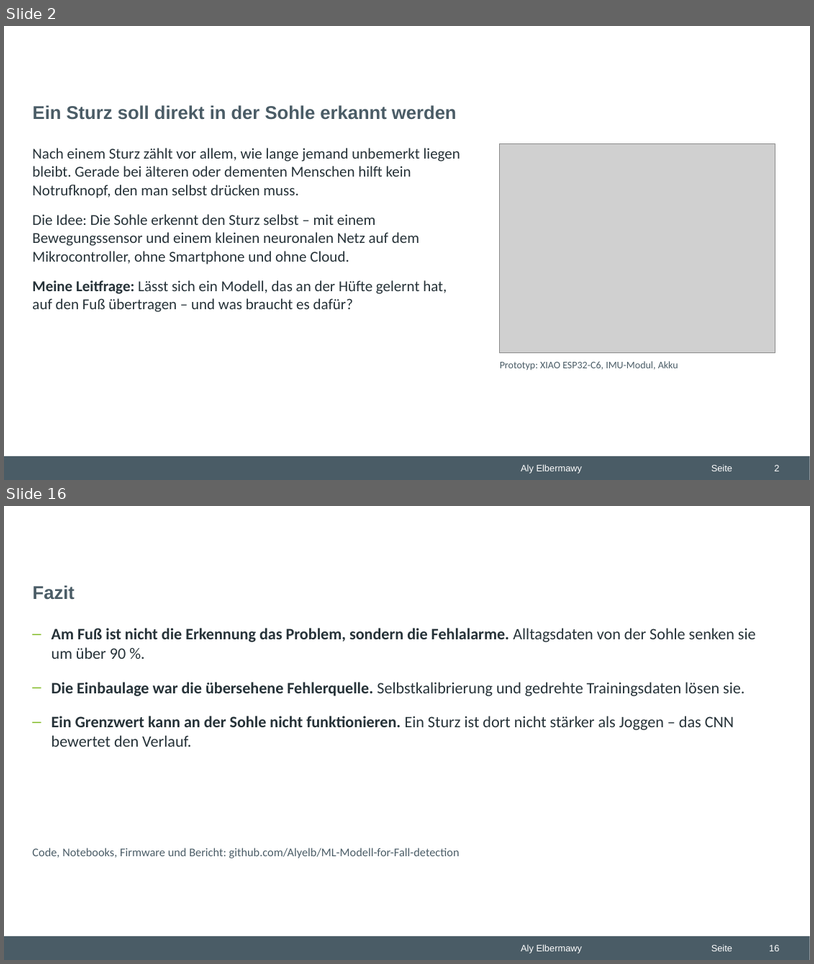
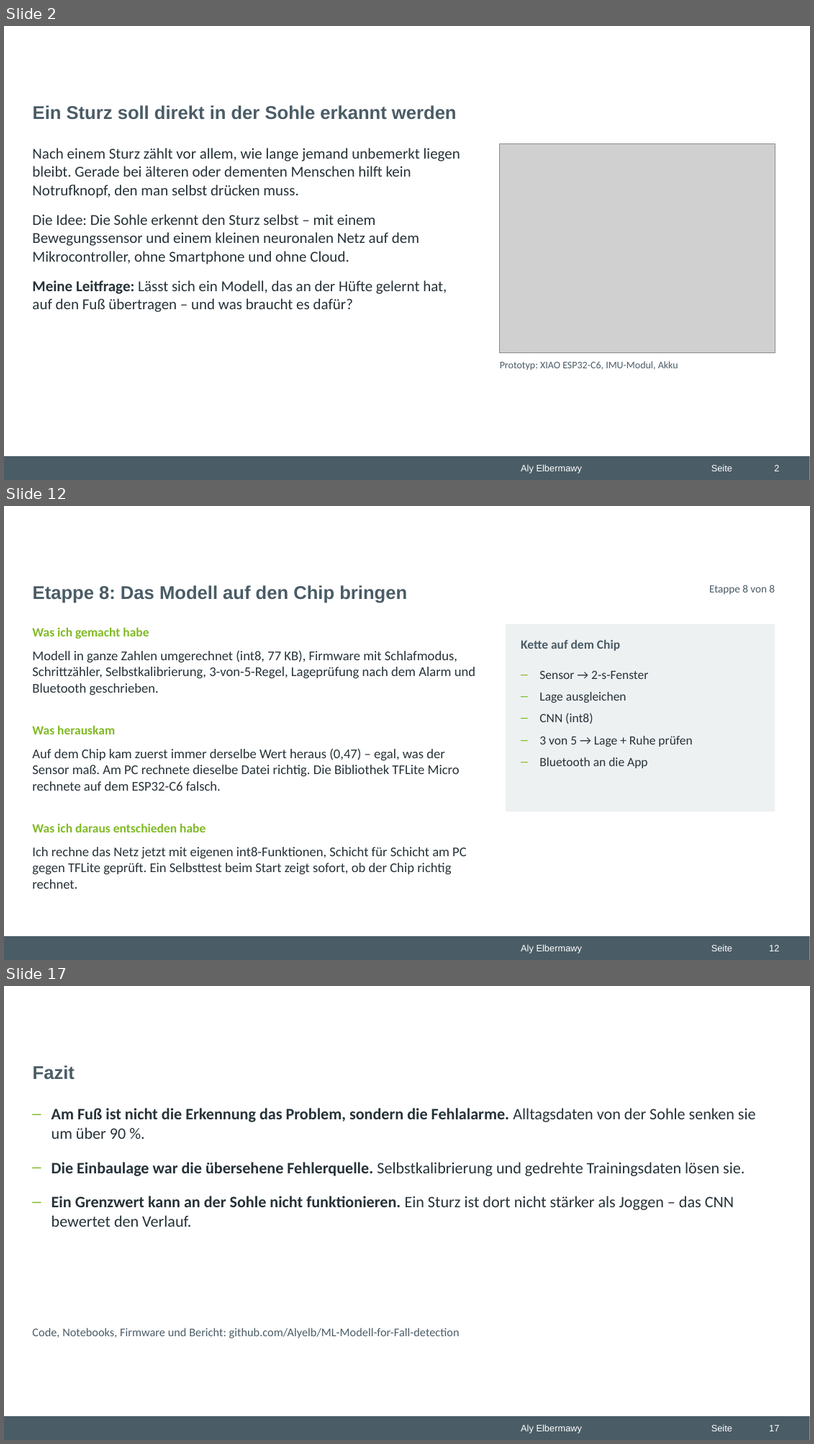
Before and after one commit to Alyelb/ML-Modell-for-Fall-detection, a slide deck: praesentation/2_Projekt_Sturzerkennung.pptx. Shown one above the other, each under a label of ours: slides 2 and 16 before the commit, slides 2, 12 and 17 after it; the slides between them are not shown. The pictures are 814x964 and 814x1444 pixels, drawn with LibreOffice and Linux fonts; fonts in the diff are those of the drawing; grey boxes stand for pictures; background and template pictures are left out. Boxes give left, top, right and bottom in pixels: in the first picture for what was removed or moved away, otherwise in the second. Text is boxed around its words. In the diff, an @@ line names an element or a change of style, - is before the commit and + after.

```diff
--- a/praesentation/2_Projekt_Sturzerkennung.pptx
+++ b/praesentation/2_Projekt_Sturzerkennung.pptx
@@ slide 12 added at bbox=[4, 506, 810, 960], background #FFFFFF; not listed: 3 template elements that a slide beside it also shows @@
@@ title added at bbox=[33, 585, 407, 603], 22 pt, text #4A5C66, bold @@
+Etappe 8: Das Modell auf den Chip bringen
@@ text added at bbox=[710, 584, 775, 595], 13 pt, text #4A5C66 @@
+Etappe 8 von 8
@@ text added at bbox=[32, 627, 149, 638], 15 pt, text #80BA24, bold @@
+Was ich gemacht habe
@@ rectangle added at bbox=[506, 624, 775, 811], fill #EEF1F2 @@
@@ text added at bbox=[32, 650, 476, 695], 16 pt, text #263238 @@
+Modell in ganze Zahlen umgerechnet (int8, 77 KB), Firmware mit Schlafmodus, Schrittzähler, Selbstkalibrierung, 3-von-5-Regel, Lageprüfung nach dem Alarm und Bluetooth geschrieben.
@@ text added at bbox=[521, 639, 620, 651], 15 pt, text #4A5C66, bold @@
+Kette auf dem Chip
@@ text added at bbox=[540, 670, 692, 768], 15 pt, text #263238 @@
+– Sensor → 2-s-Fenster
+– Lage ausgleichen
+– CNN (int8)
+– 3 von 5 → Lage + Ruhe prüfen
+– Bluetooth an die App
@@ text added at bbox=[32, 725, 115, 734], 15 pt, text #80BA24, bold @@
+Was herauskam
@@ text added at bbox=[32, 748, 460, 790], 16 pt, text #263238 @@
+Auf dem Chip kam zuerst immer derselbe Wert heraus (0,47) – egal, was der Sensor maß. Am PC rechnete dieselbe Datei richtig. Die Bibliothek TFLite Micro rechnete auf dem ESP32-C6 falsch.
@@ text added at bbox=[32, 823, 206, 832], 15 pt, text #80BA24, bold @@
+Was ich daraus entschieden habe
@@ text added at bbox=[32, 847, 467, 888], 16 pt, text #263238 @@
+Ich rechne das Netz jetzt mit eigenen int8-Funktionen, Schicht für Schicht am PC gegen TFLite geprüft. Ein Selbsttest beim Start zeigt sofort, ob der Chip richtig rechnet.
@@ page number added at bbox=[769, 944, 779, 951], 11 pt, text #FFFFFF @@
+12
@@ what was slide 16 is now slide 17 @@
@@ page number at bbox=[769, 1424, 779, 1431]: text changed @@
-16
+17
```
Also in this commit, not shown: 3 slides changed, 10 other slides added, 10 slides removed, 3 other files.
